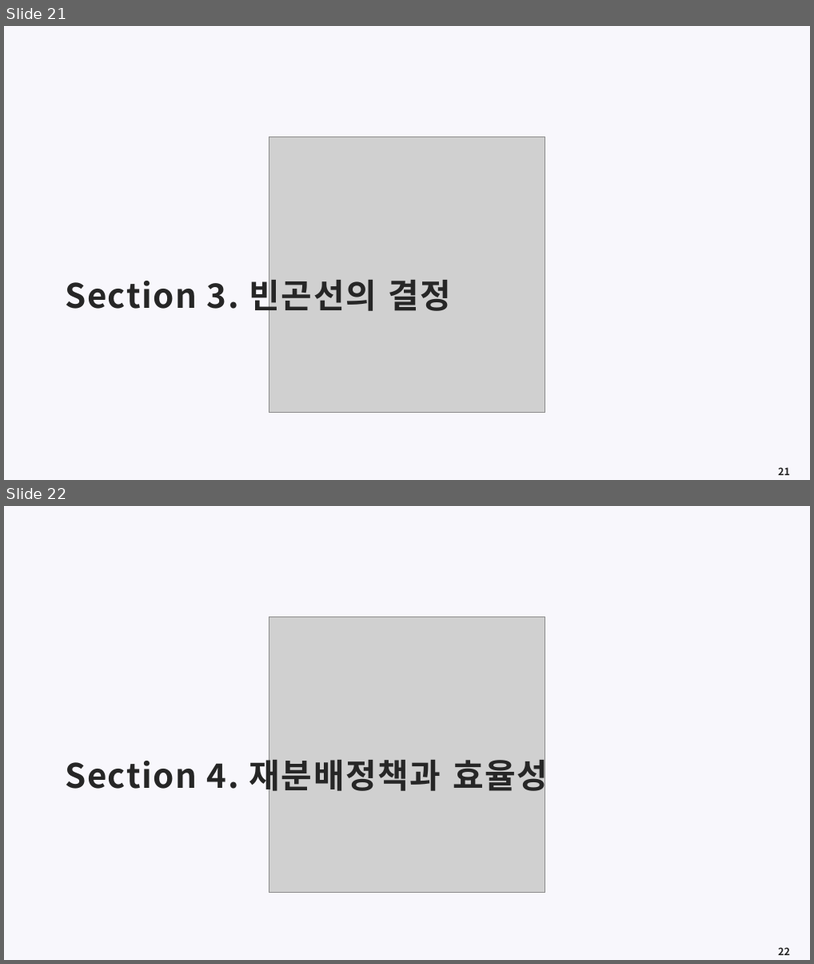
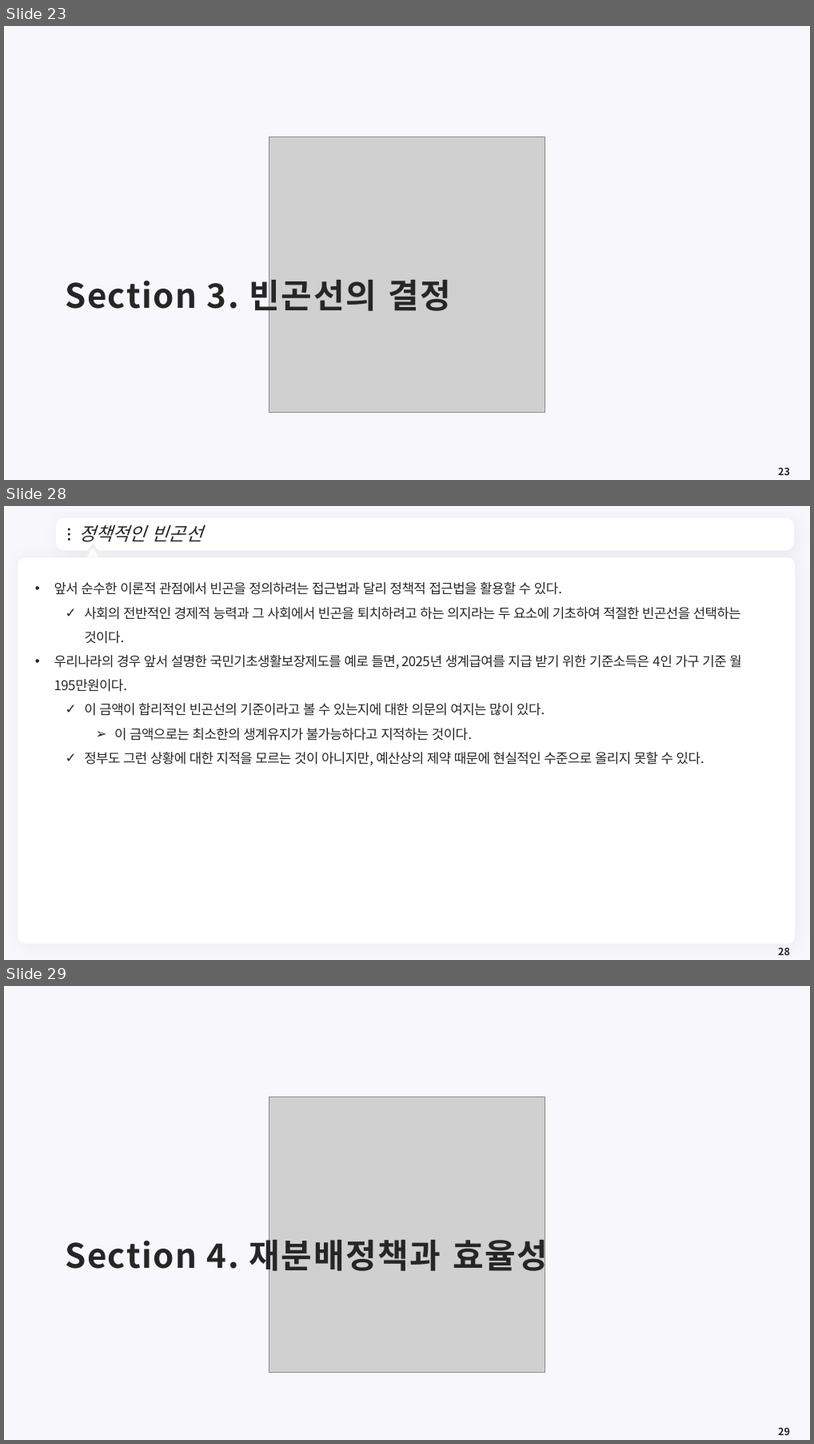
Before and after one commit to meandthey/Teaching, a slide deck: 재정학/01_Lectures/재정학_Chapter_9.pptx. Shown one above the other, each under a label of ours: slides 21 and 22 before the commit, slides 23, 28 and 29 after it; the slides between them are not shown. The pictures are 814x964 and 814x1444 pixels, drawn with LibreOffice and Linux fonts; fonts in the diff are those of the drawing; grey boxes stand for pictures; background and template pictures are left out. Boxes give left, top, right and bottom in pixels: in the first picture for what was removed or moved away, otherwise in the second. Text is boxed around its words. In the diff, an @@ line names an element or a change of style, - is before the commit and + after.

```diff
--- a/재정학/01_Lectures/재정학_Chapter_9.pptx
+++ b/재정학/01_Lectures/재정학_Chapter_9.pptx
@@ slide 28 added at (4, 506, 810, 960), background #F8F7FC @@
@@ freeform shape added at (59, 521, 792, 548), fill #FFFFFF, outline #FFFFFF 7.25 pt @@
@@ ellipse added at (68, 528, 70, 531), fill #262626 @@
@@ title added at (78, 525, 203, 542), 22 pt, text #262626, italic @@
+정책적인 빈곤선
@@ ellipse added at (68, 533, 70, 536), fill #262626 @@
@@ ellipse added at (68, 538, 70, 540), fill #262626 @@
@@ triangle added at (86, 550, 99, 562), fill #FFFFFF, outline #FFFFFF 3.75 pt @@
@@ freeform shape added at (775, 530, 782, 540), fill #FFFFFF @@
@@ rounded rectangle added at (18, 557, 796, 944), fill #FFFFFF @@
@@ text added at (54, 582, 742, 765), 16 pt, text #262626 @@
+• 앞서 순수한 이론적 관점에서 빈곤을 정의하려는 접근법과 달리 정책적 접근법을 활용할 수 있다.
+  ✓ 사회의 전반적인 경제적 능력과 그 사회에서 빈곤을 퇴치하려고 하는 의지라는 두 요소에 기초하여 적절한 빈곤선을 선택하는 것이다.
+• 우리나라의 경우 앞서 설명한 국민기초생활보장제도를 예로 들면, 2025년 생계급여를 지급 받기 위한 기준소득은 4인 가구 기준 월 195만원이다.
+  ✓ 이 금액이 합리적인 빈곤선의 기준이라고 볼 수 있는지에 대한 의문의 여지는 많이 있다.
+    ➢ 이 금액으로는 최소한의 생계유지가 불가능하다고 지적하는 것이다.
+  ✓ 정부도 그런 상황에 대한 지적을 모르는 것이 아니지만, 예산상의 제약 때문에 현실적인 수준으로 올리지 못할 수 있다.
@@ page number added at (778, 947, 790, 955), 12 pt, text #262626, bold @@
+28
@@ what was slide 21 is now slide 23 @@
@@ page number at (778, 467, 790, 475): text changed @@
-21
+23
@@ what was slide 22 is now slide 29 @@
@@ page number at (778, 1427, 790, 1435): text changed @@
-22
+29
```
Also in this commit, not shown: 5 slides changed, 3 other slides added, 71 other files.
